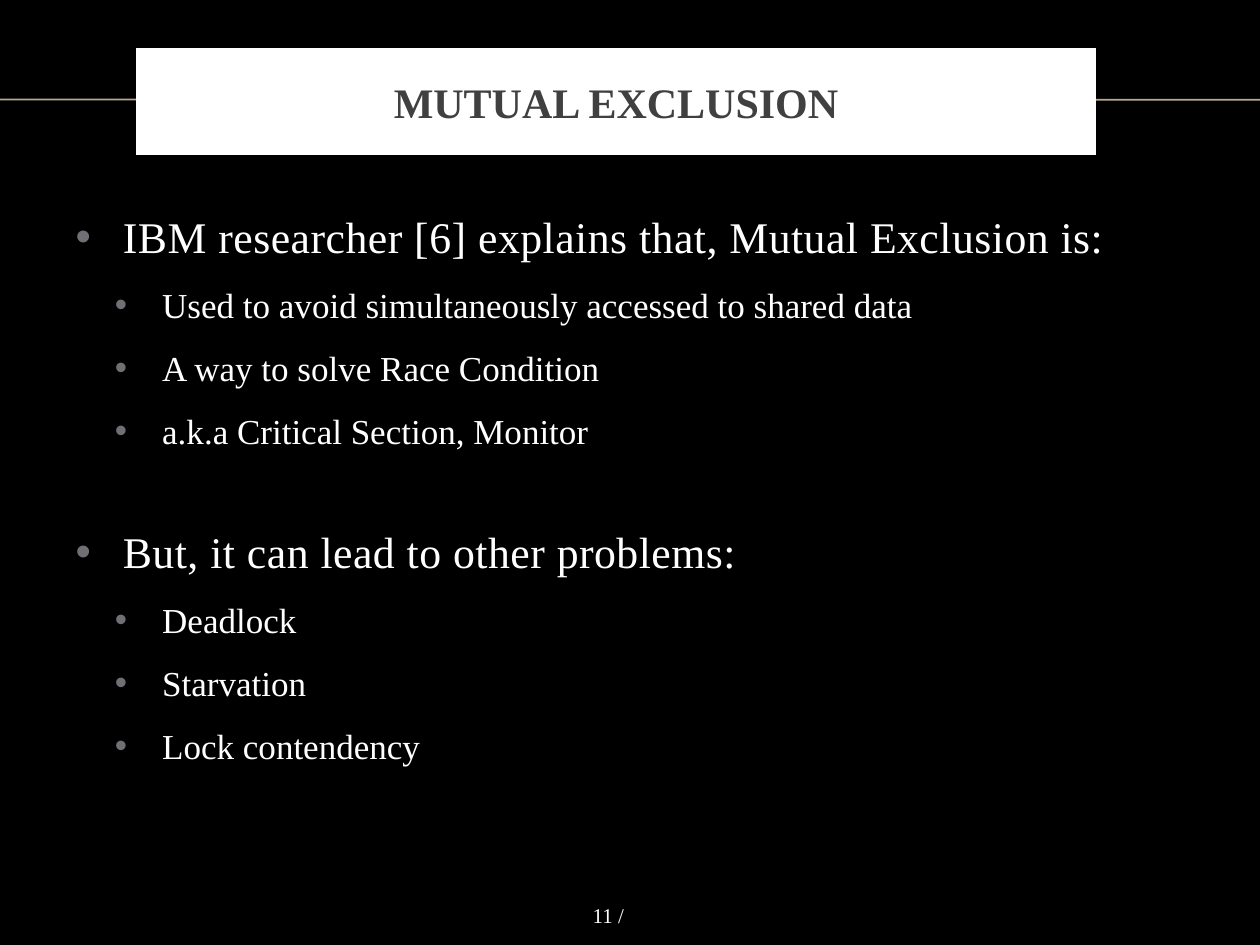
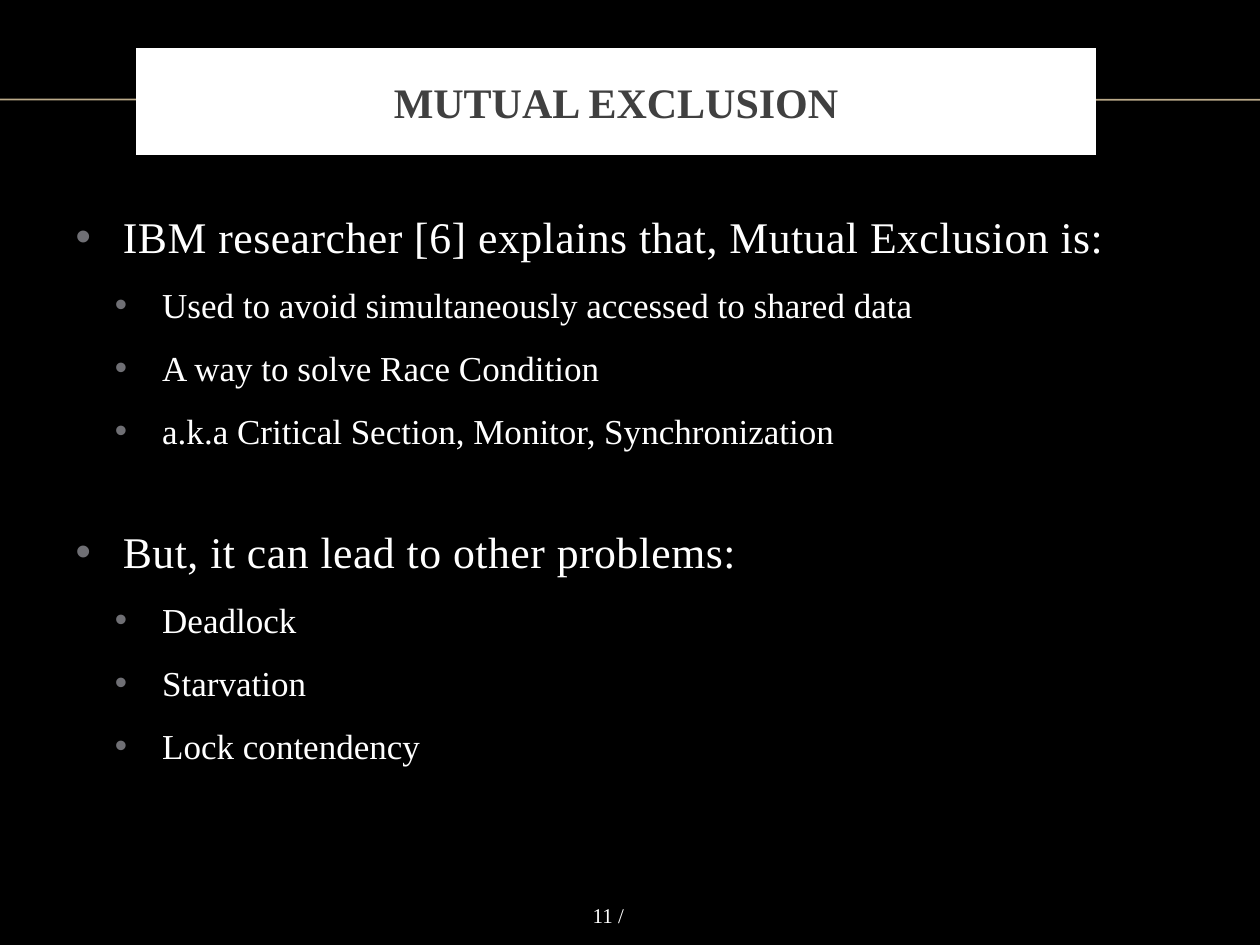
Before and after one commit to vong-srey/Paravantage, a slide deck: slide 11 of Presentation.pptx. Drawn at 1260x945 pixels with LibreOffice and Linux fonts; fonts in the diff are those of the drawing; background and template pictures are left out. Boxes give left, top, right and bottom in pixels: in the first picture for what was removed or moved away, otherwise in the second. Text is boxed around its words. In the diff, an @@ line names an element or a change of style, - is before the commit and + after.

```diff
--- a/Presentation.pptx
+++ b/Presentation.pptx
@@ text at bbox=[162, 419, 834, 451]: text changed @@
-  • a.k.a Critical Section, Monitor
+  • a.k.a Critical Section, Monitor, Synchronization
```
Also in this commit, not shown: 5 other slides changed, 1 slide added, 2 slides removed.
